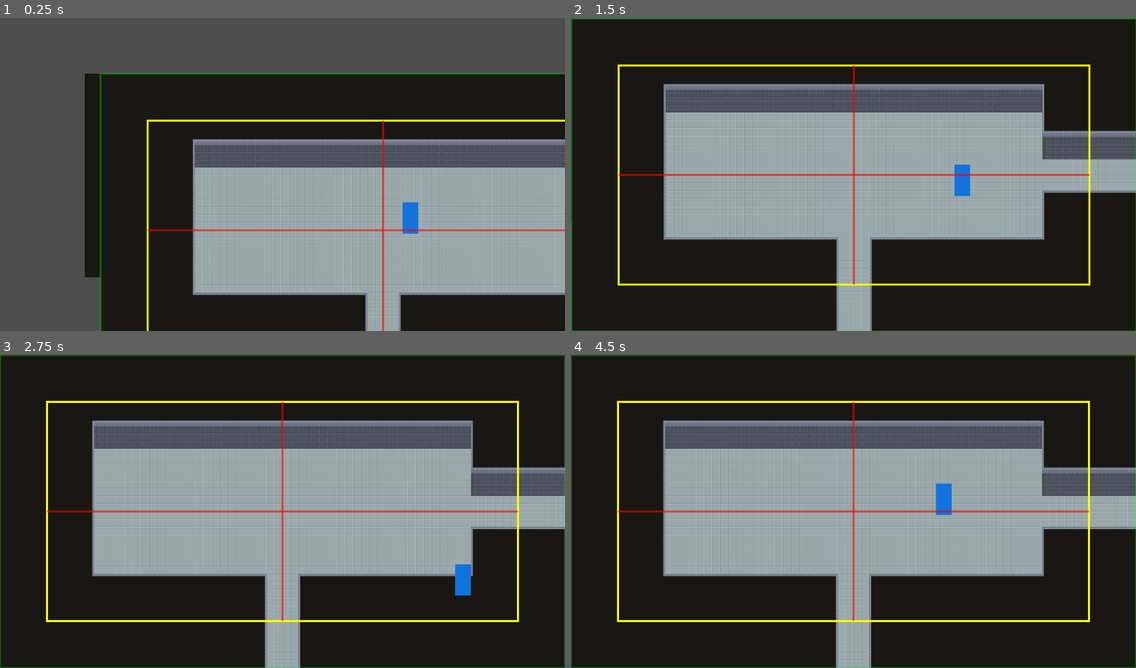
Above: before the commit, frames 1-4 (two rows, left to right).
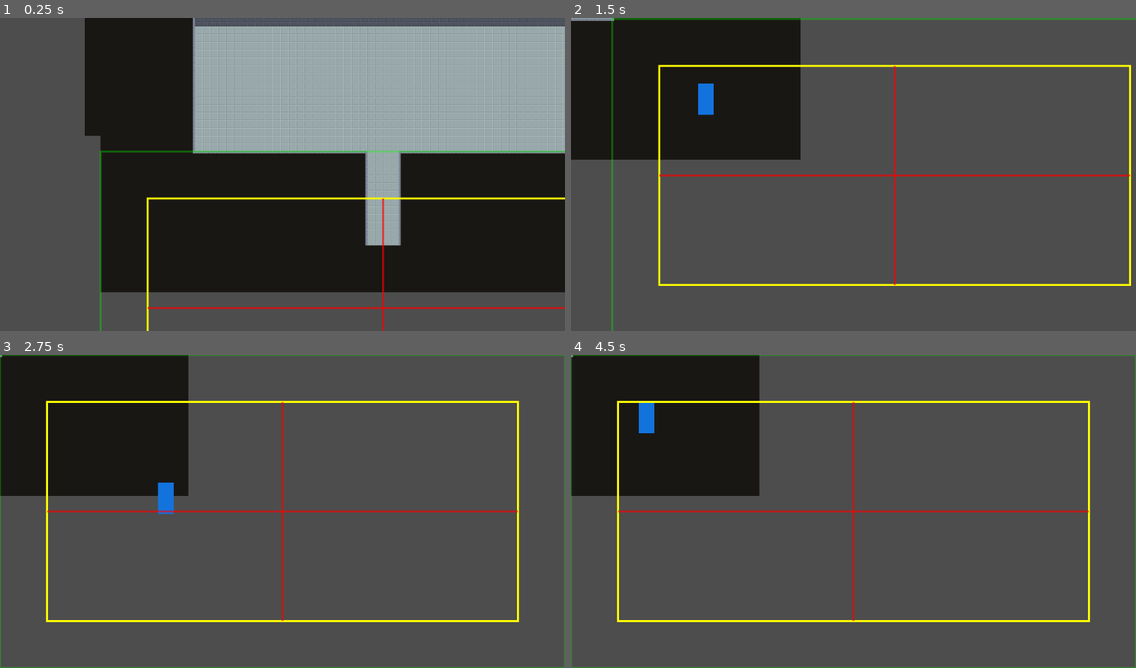
Above: after the commit, the same moments.

Repository: Supertolek/jeu-trop-koul
Game: Godot game, scene res://scenes/game.tscn
The game is run twice, just before and just after one commit, with the same random seed, the same clock (stepped at 60 frames per second) and the same inputs.
Inputs (mouse positions are in pixels of both pictures, inside the frame that each line leads up to):
- Up to frame 1 (0.25 s): no input
- Up to frame 2 (1.5 s): move the mouse to (977, 158) at 0.52 s; hold Right (move_right) 0.53-1.28 s; move the mouse to (740, 190) at 1.27 s; hold Down (move_down) from 1.28 s (still down)
- Up to frame 3 (2.75 s): move the mouse to (339, 442) at 2.02 s; release Down (move_down) at 2.03 s; hold Right (move_right) from 2.03 s (still down)
- Up to frame 4 (4.5 s): move the mouse to (825, 574) at 2.77 s; release Right (move_right) at 2.78 s; hold Up (move_up) 2.78-3.53 s; move the mouse to (1023, 558) at 3.52 s; hold Left (move_left) from 3.53 s (still down); move the mouse to (684, 464) at 4.27 s

The runs differ from the first frame. In frame 1, 70% of the frame differs, in the area x 15-100%, y 0-100%; in frame 2, 85%, in the area x 0-100%, y 0-100%; in frame 3, 83%; in frame 4, 84%.

Commit message:
Global ignores .vscode/

Diff:
--- a/scenes/game.tscn
+++ b/scenes/game.tscn
@@ -77,7 +77,7 @@
 tile_set = SubResource("TileSet_iywne")
 
 [node name="Player" parent="." instance=ExtResource("2_3vnji")]
-position = Vector2(632, 295)
+position = Vector2(986, 576)
 
 [node name="RoomCamera" parent="." node_paths=PackedStringArray("player_node") instance=ExtResource("3_f06ig")]
 editor_draw_screen = false
@@ -90,3 +90,4 @@
 primary_lines = Color(0, 1, 0, 0.313726)
 secondary_lines = Color(1, 1, 0, 1)
 middle_lines = Color(1, 0, 0, 0.627451)
+display = null
--- a/scripts/@tool script/drawing_line.gd
+++ b/scripts/@tool script/drawing_line.gd
@@ -12,8 +12,7 @@
 @export var primary_lines: Color = Color(0, 0, 0)
 @export var secondary_lines: Color
 @export var middle_lines: Color
-
-
+@export var display:bool = false
 
 func _process(delta: float) -> void:
 	# Force the posistion of the node which had the tool script to be stick to the center
Not shown, changed: .gitignore
